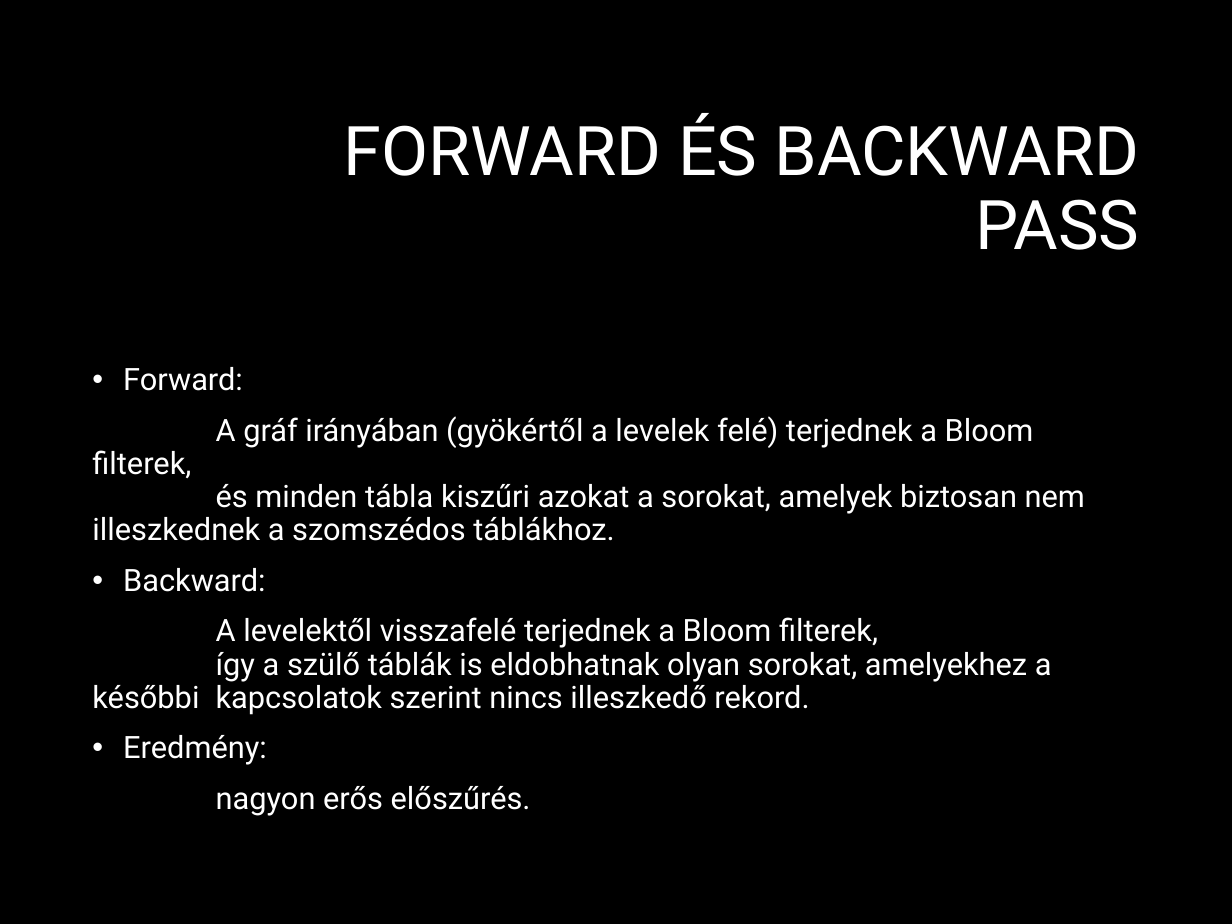
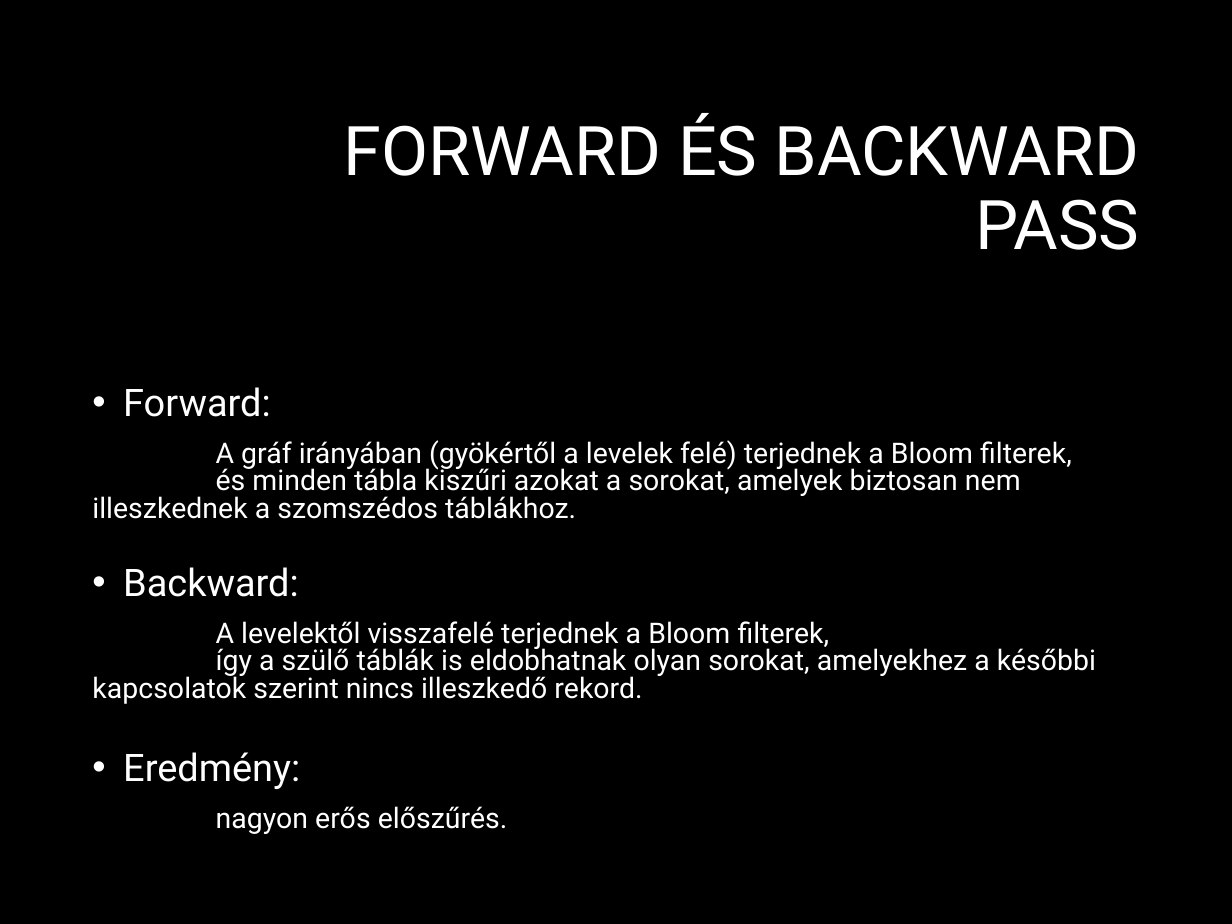
Before and after one commit to berekmeri/SPO8B4-dbelm, a slide deck: slide 4 of predicate_transfer_pruning_presentation.pptx. Drawn at 1232x924 pixels with LibreOffice and Linux fonts; fonts in the diff are those of the drawing; background and template pictures are left out. Boxes give left, top, right and bottom in pixels: in the first picture for what was removed or moved away, otherwise in the second. Text is boxed around its words. In the diff, an @@ line names an element or a change of style, - is before the commit and + after.

```diff
--- a/predicate_transfer_pruning_presentation.pptx
+++ b/predicate_transfer_pruning_presentation.pptx
@@ text "Forward:" at <box>92,387,1096,834</box>: size 18 to 22.2 pt in "Forward:", "Backward:", "Eredmény:"; size 18 to 16.6 pt; line spacing 0.9 to 1.4; line spacing 0.9 to 0.8; line spacing 0.9 to 1.5 @@
```
Also in this commit, not shown: 4 other slides changed, 1 slide added.
